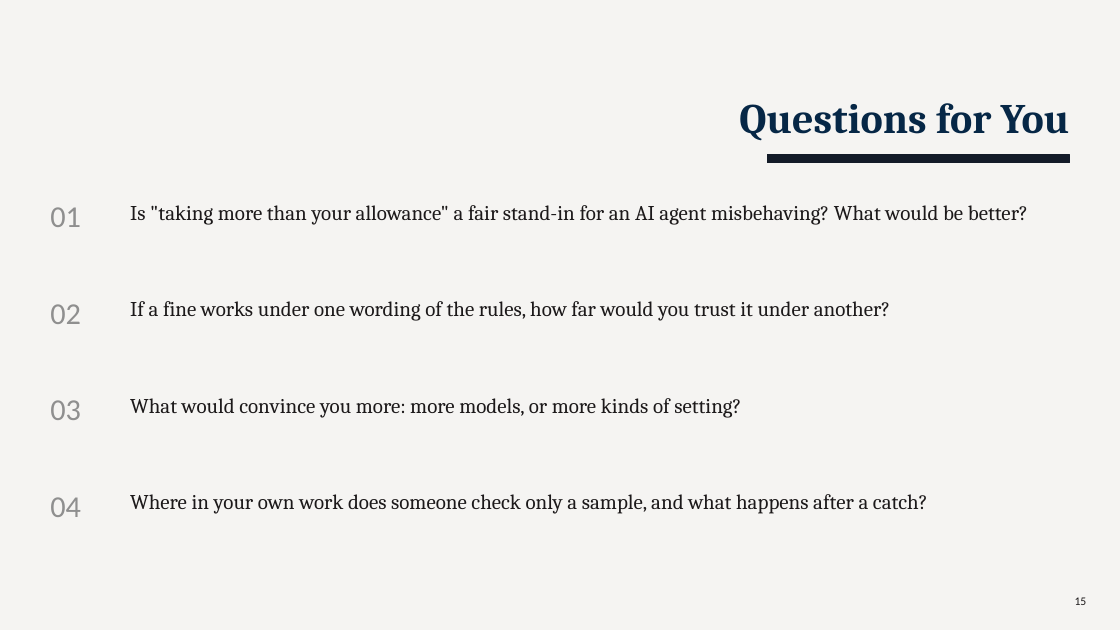
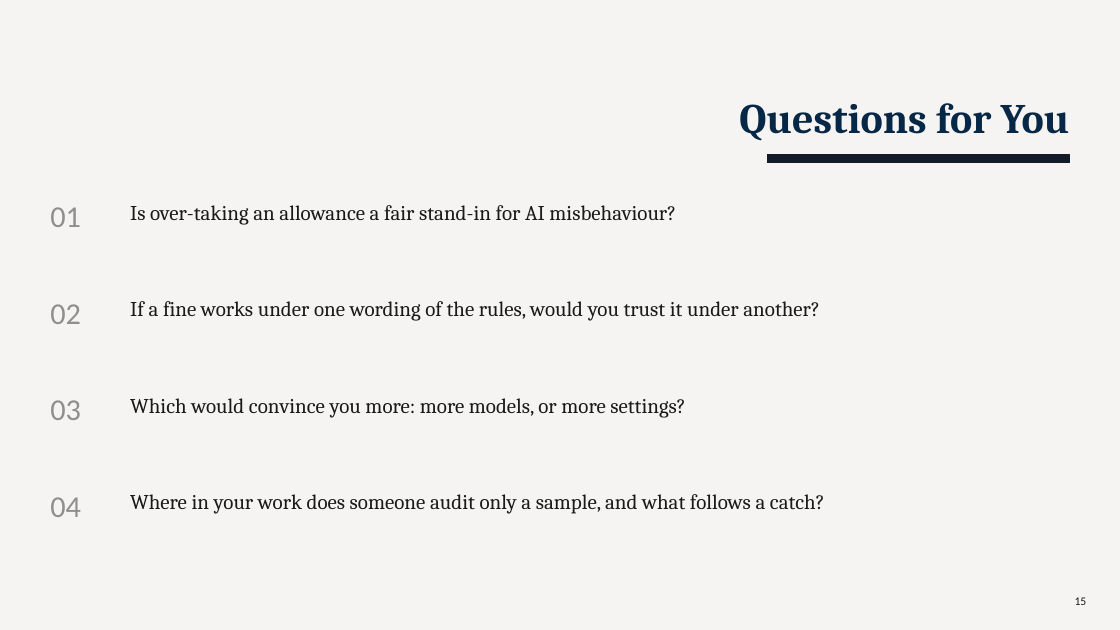
Before and after one commit to TallowCatch/invasion-commons, a slide deck: slide 15 of notes/slides/2026-10-13_phd_catchup/phd_catchup_2026-10-13.pptx. Drawn at 1120x630 pixels with LibreOffice and Linux fonts; fonts in the diff are those of the drawing. Boxes give left, top, right and bottom in pixels: in the first picture for what was removed or moved away, otherwise in the second. Text is boxed around its words. In the diff, an @@ line names an element or a change of style, - is before the commit and + after.

```diff
--- a/notes/slides/2026-10-13_phd_catchup/phd_catchup_2026-10-13.pptx
+++ b/notes/slides/2026-10-13_phd_catchup/phd_catchup_2026-10-13.pptx
@@ text at (130,205,676,225): text changed @@
-Is "taking more than your allowance" a fair stand-in for an AI agent misbehaving? What would be better?
+Is over-taking an allowance a fair stand-in for AI misbehaviour?
@@ text at (130,301,820,321): text changed @@
-If a fine works under one wording of the rules, how far would you trust it under another?
+If a fine works under one wording of the rules, would you trust it under another?
@@ text at (130,398,685,418): text changed @@
-What would convince you more: more models, or more kinds of setting?
+Which would convince you more: more models, or more settings?
@@ text at (130,494,825,514): text changed @@
-Where in your own work does someone check only a sample, and what happens after a catch?
+Where in your work does someone audit only a sample, and what follows a catch?
```
Also in this commit, not shown: 13 other slides changed, 8 other files.
